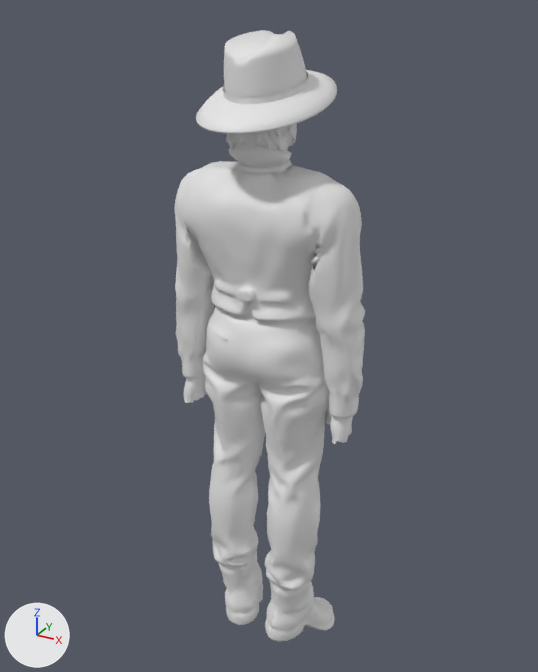
Two versions of the glTF model assets/people/bold_cowboy_whole_a2.glb, one commit apart.
The view is the same before and after, from a camera (50 mm lens) standing at (0.931, -1.667, 1.874) and looking at (-0.018, 0.059, 1.01). The axes (+X, +Y, +Z) are drawn at lower left. The lights are the same throughout. The picture after the commit comes second.

The first picture shows 'body_head', 'body_skin', 'cloth_hat', 'cloth_hat_band', 'cloth_hat_brim'.
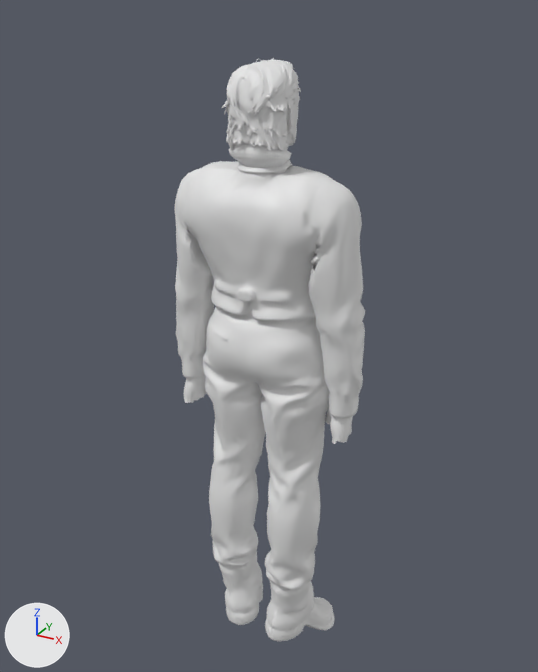
Scene script edits in JSON lines:
```json
{"op": "remove", "block": "ob_cloth_hat", "code": ["ob_cloth_hat = bpy.data.objects.new('cloth_hat', me_cloth_hat)", "ob_cloth_hat.location = (0.0, 0.0, 0.0)"]}
{"op": "remove", "block": "ob_cloth_hat_band", "code": ["ob_cloth_hat_band = bpy.data.objects.new('cloth_hat_band', me_cloth_hat_band)", "ob_cloth_hat_band.location = (0.0, 0.0, 0.0)"]}
{"op": "remove", "block": "ob_cloth_hat_brim", "code": ["ob_cloth_hat_brim = bpy.data.objects.new('cloth_hat_brim', me_cloth_hat_brim)", "ob_cloth_hat_brim.location = (0.0, 0.0, 0.0)"]}
```

Pixel boxes [x1, y1, x2, y2] of what changed, in the pictures (538 x 672 px):
```json
{"object": "cloth_hat", "change": "deleted", "before": [224, 30, 307, 98]}
{"object": "cloth_hat_brim", "change": "deleted", "before": [196, 70, 337, 134]}
{"object": "cloth_hat_band", "change": "deleted", "before": [223, 71, 309, 104]}
{"object": "body_head", "change": "unchanged, uncovered by the edit", "before": [226, 124, 297, 168], "after": [221, 58, 301, 168]}
```
